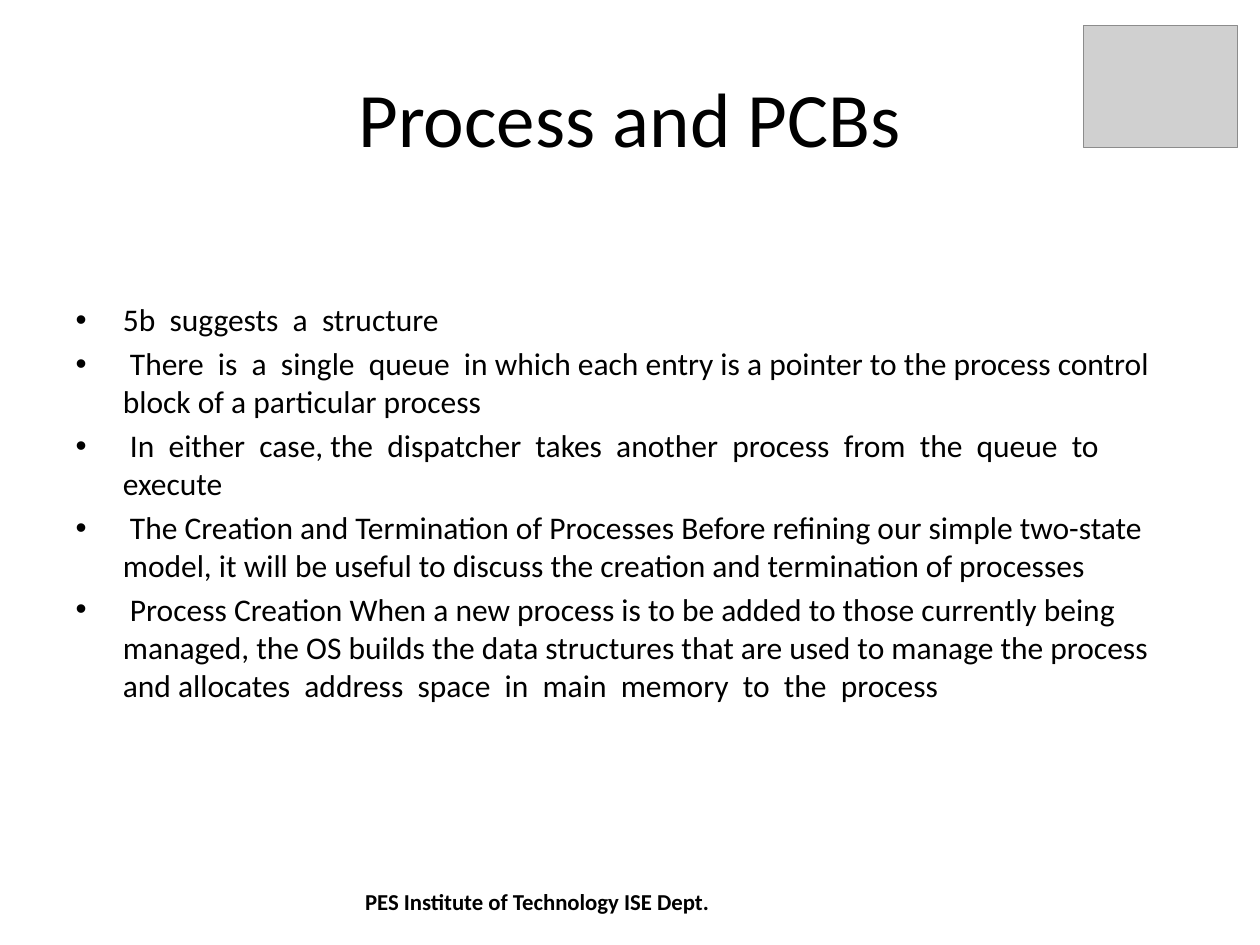
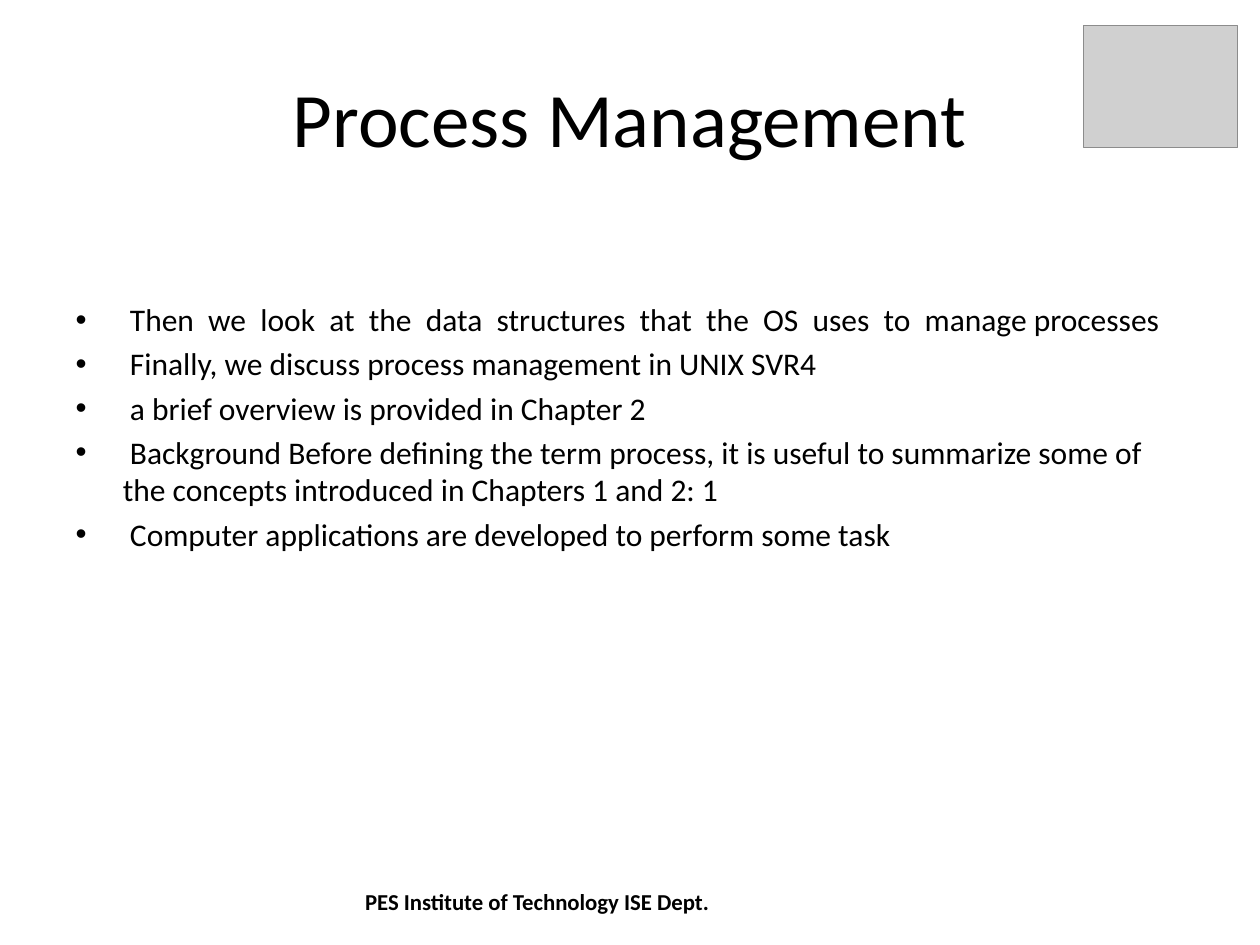
Before and after one commit to shreyasrkarthik/AutomaticSlidesGeneration, a slide deck: slide 3 of prototype/src/process.pptx (slide 13 before the commit). Drawn at 1260x945 pixels with LibreOffice and Linux fonts; fonts in the diff are those of the drawing; grey boxes stand for pictures. Boxes give left, top, right and bottom in pixels: in the first picture for what was removed or moved away, otherwise in the second. Text is boxed around its words. In the diff, an @@ line names an element or a change of style, - is before the commit and + after.

Commit message:
Using Keywords as title for individual slides

```diff
--- a/prototype/src/process.pptx
+++ b/prototype/src/process.pptx
@@ title at box(293, 97, 966, 161): text changed @@
-Process and PCBs
+Process Management
@@ text at box(123, 309, 1159, 551): text changed @@
-• 5b suggests a structure
-• There is a single queue in which each entry is a pointer to the process control block of a particular process
-• In either case, the dispatcher takes another process from the queue to execute
-• The Creation and Termination of Processes Before refining our simple two-state model, it will be useful to discuss the creation and termination of processes
-• Process Creation When a new process is to be added to those currently being managed, the OS builds the data structures that are used to manage the process and allocates address space in main memory to the process
+• Then we look at the data structures that the OS uses to manage processes
+• Finally, we discuss process management in UNIX SVR4
+• a brief overview is provided in Chapter 2
+• Background Before defining the term process, it is useful to summarize some of the concepts introduced in Chapters 1 and 2: 1
+• Computer applications are developed to perform some task
```
Also in this commit, not shown: 5 other slides changed, 19 slides removed, 1 other file.
